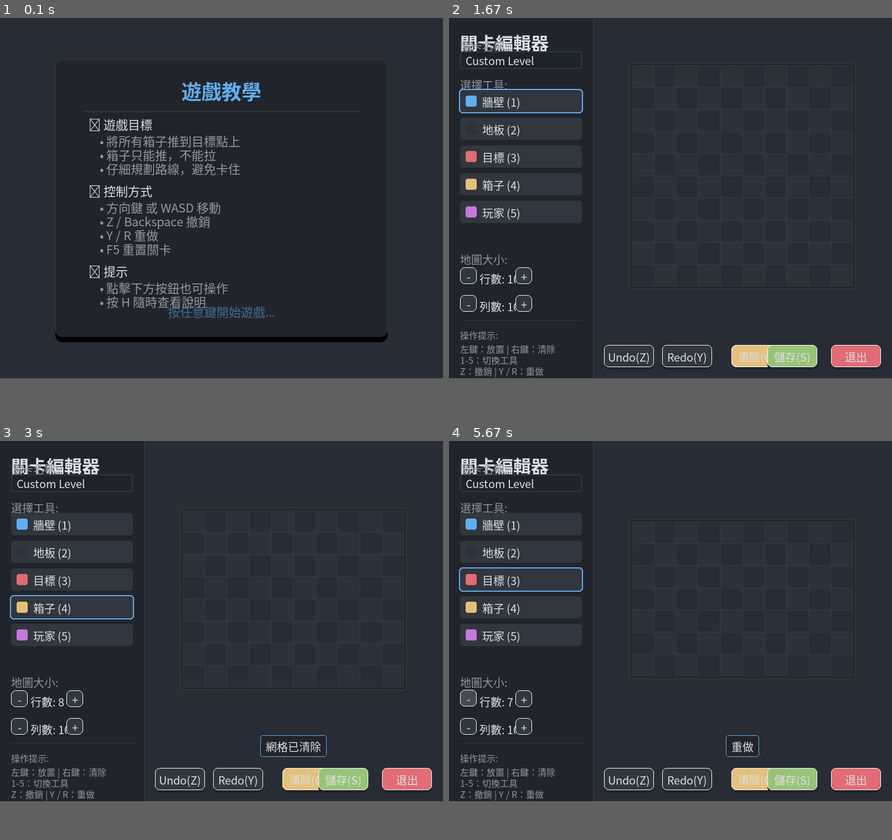
Above: before the commit, frames 1-4 (two rows, left to right).
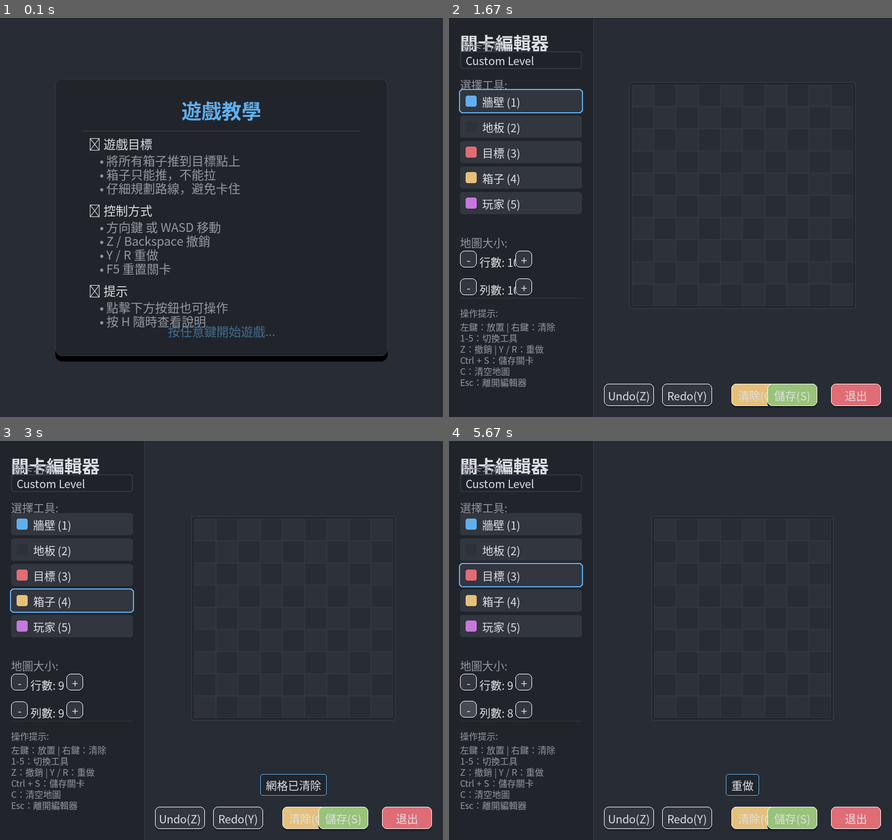
Above: after the commit, the same moments.

Repository: YI-TING-EE13/Pushbox-Pygame
Game: pygame game, started from main.py
Two runs of this game, one before a commit and one after it. Both use one fixed random seed, a clock stepped at 60 frames per second and the inputs below.
Inputs (mouse positions are in pixels of both pictures, inside the frame that each line leads up to):
- Up to frame 1 (0.1 s): no input
- Up to frame 2 (1.67 s): hold Right 0.33-0.8 s; move the mouse to (652, 233) at 0.37 s; click "編輯器" at 0.88 s; click "Custom Level" at 1.22 s; click "Custom Level" at 1.55 s
- Up to frame 3 (3 s): click "-" at 1.88 s; tap C at 2.17 s; click "-" at 2.55 s; click "箱子 (4)" at 2.88 s
- Up to frame 4 (5.67 s): tap 3 at 3.17 s; tap D at 3.5 s; tap Z at 3.83 s; tap W at 4.17 s; tap S at 4.5 s; hold Up 4.83-5.13 s; tap R at 5.17 s; click "-" at 5.55 s
In our replay, the window is 800x650 before the commit and 800x720 after it. These sizes can differ from the game's own. Grey fills any space a smaller window leaves; there, only what the larger window draws over its background counts as a difference.

The runs differ from the first frame. In frame 1, 8.8% of the frame differs, in the area x 12-88%, y 15-87%; in frame 2, 6.4%; in frame 3, 7.0%; in frame 4, 7.0%.

Commit message:
style: polish window dimensions and editor layout

Diff:
--- a/main.py
+++ b/main.py
@@ -39,7 +39,7 @@
 
         # Create window (Resizable)
         self.width = 800
-        self.height = 650
+        self.height = 720
         self.screen = pygame.display.set_mode(
             (self.width, self.height), pygame.RESIZABLE
         )
@@ -241,6 +241,8 @@
                 self._init_game_buttons()
                 if self.editor:
                     self.editor._init_buttons()  # Re-layout editor buttons
+                if self.current_screen == "menu":
+                    self._setup_menu()
                 if self.current_screen == "level_select":
                     # Re-layout level selector
                     levels = self.controller.get_available_levels()
--- a/src/pushbox/views/level_editor.py
+++ b/src/pushbox/views/level_editor.py
@@ -87,7 +87,7 @@
 
         # --- Map Size Controls (In Sidebar) ---
         # Rows
-        y_pos = 450
+        y_pos = 420
         self.buttons.append(
             ModernButton(
                 20, y_pos, 30, 30, "-", lambda: self._change_size("rows", -1), self.font
@@ -495,7 +495,7 @@
 
         for i, (name, tool_type, color) in enumerate(self.TOOLS):
             btn_rect = pygame.Rect(
-                tool_x, tool_y + i * (tool_height + 10), 220, tool_height
+                tool_x, tool_y + i * (tool_height + 6), 220, tool_height
             )
 
             if tool_type == self.selected_tool:
@@ -526,7 +526,7 @@
                 )
 
     def _draw_size_controls(self) -> None:
-        y_base = 420
+        y_base = 390
         if self.font:
             label = self.font.render("地圖大小:", True, COLORS["text_dim"])
             self.screen.blit(label, (20, y_base))
@@ -614,7 +614,7 @@
         if not self.small_font:
             return
 
-        y = 545
+        y = 505
         # Line separator
         pygame.draw.line(
             self.screen,
--- a/src/pushbox/views/ui_components.py
+++ b/src/pushbox/views/ui_components.py
@@ -442,9 +442,9 @@
 
         cols = 3
         button_width = 200
-        button_height = 80
+        button_height = 65
         spacing_x = 40
-        spacing_y = 50
+        spacing_y = 40
 
         start_x = (
             self.screen.get_width() - (cols * (button_width + spacing_x) - spacing_x)
Not shown, changed: TESTING.md
